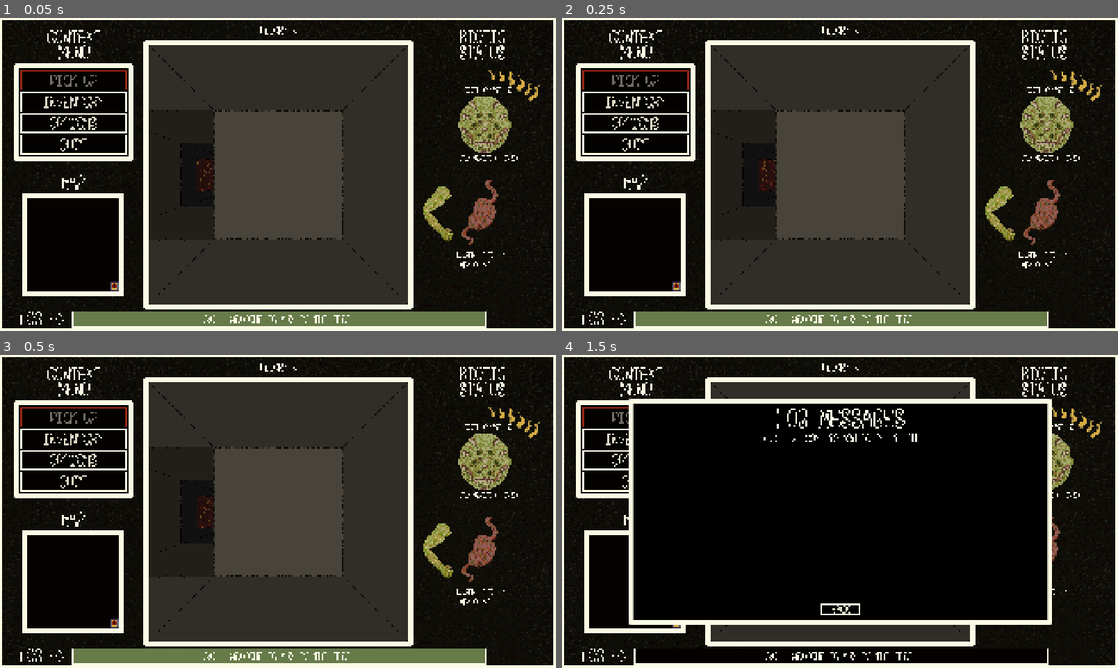
Above: before the commit, frames 1-4 (two rows, left to right).
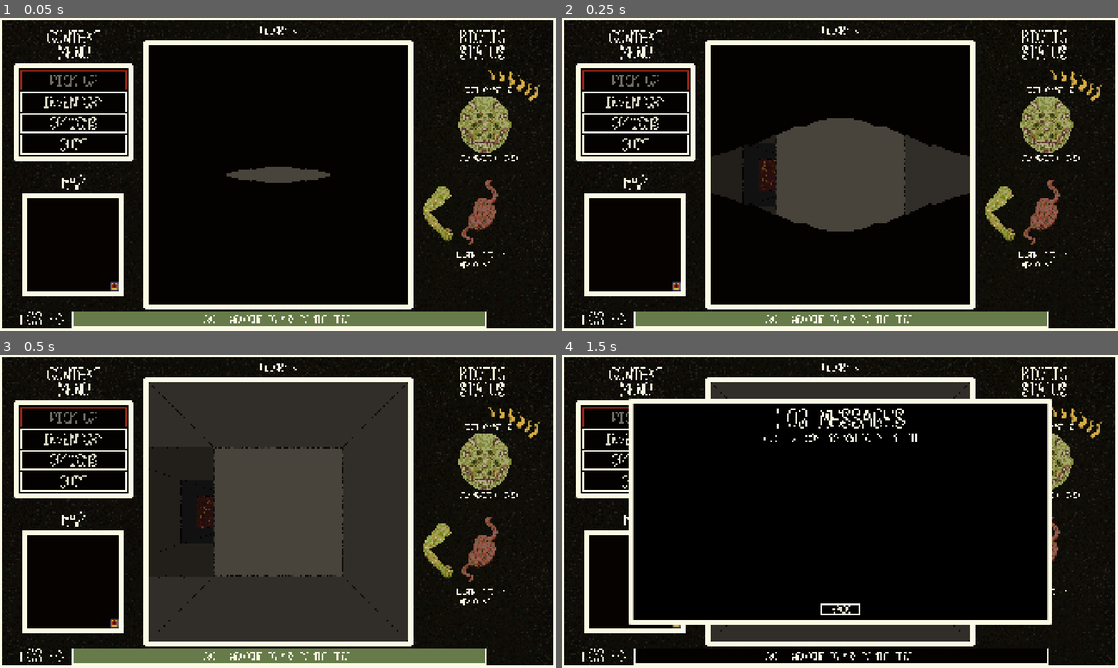
Above: after the commit, the same moments.

Repository: sym-z/arm-to-the-teeth
Game: Godot game, scene res://scenes/testing_level/testing_level.tscn
The game is run twice, just before and just after one commit, with the same random seed, the same clock (stepped at 60 frames per second) and the same inputs. The project has no main scene, so this scene is started directly.
Inputs (mouse positions are in pixels of both pictures, inside the frame that each line leads up to):
- Up to frame 1 (0.05 s): no input
- Up to frame 2 (0.25 s): no input
- Up to frame 3 (0.5 s): no input
- Up to frame 4 (1.5 s): move the mouse to (840, 655) at 0.52 s; hold D (turn_right) 0.53-1.25 s; hold Space (pick_up) 0.53-1.25 s; click (840, 655) at 0.67 s; click "INVENTORY" at 1.25 s

The runs differ from the first frame. In frame 1, 37% of the frame differs, in the area x 26-74%, y 8-92%; in frame 2, 27%; in frame 3, nothing differs; in frame 4, nothing differs.

Commit message:
Fixed eye transition texture issue

Diff:
--- a/src/prefabs/ui/ui.tscn
+++ b/src/prefabs/ui/ui.tscn
@@ -1,34 +1,90 @@
-[gd_scene load_steps=79 format=3 uid="uid://ceq7clgkyer44"]
+[gd_scene load_steps=93 format=3 uid="uid://ceq7clgkyer44"]
 
 [ext_resource type="Script" uid="uid://cloum0k0ggqel" path="res://prefabs/ui/ui.gd" id="1_gxjsb"]
 [ext_resource type="Theme" uid="uid://c4hxwvlb3lk68" path="res://themes/context_menu/margin_container/context_menu_margin_container.tres" id="2_4ieor"]
 [ext_resource type="Texture2D" uid="uid://di01mum33xdma" path="res://assets/visual/ui/prototype_texture_0_full_border.png" id="2_hvfel"]
+[ext_resource type="Texture2D" uid="uid://drgfbbk2ic7c" path="res://assets/visual/ui/eye_transition/eye_transition_1.png" id="3_b1ex4"]
 [ext_resource type="Theme" uid="uid://c2mywnu4h8hvj" path="res://themes/context_menu/margin_container/Panel/context_menu_panel_theme.tres" id="3_htiv7"]
+[ext_resource type="Texture2D" uid="uid://h30xwa8dde6b" path="res://assets/visual/ui/eye_transition/eye_transition_2.png" id="4_mpgui"]
+[ext_resource type="Texture2D" uid="uid://b2xvi2y2rryqu" path="res://assets/visual/ui/eye_transition/eye_transition_3.png" id="5_3mq63"]
 [ext_resource type="Theme" uid="uid://bn3i6d6cugm34" path="res://themes/context_menu/margin_container/button/context_menu_disablable_button_theme.tres" id="5_cllw1"]
 [ext_resource type="Theme" uid="uid://b4r4mirjty34t" path="res://themes/inventory/inventory_margin_container_theme.tres" id="6_mbf2n"]
+[ext_resource type="Texture2D" uid="uid://w62gt7gh6p24" path="res://assets/visual/ui/eye_transition/eye_transition_4.png" id="6_otlga"]
 [ext_resource type="Theme" uid="uid://divs5bmwsxsso" path="res://themes/temp_labels/temporary_labels.tres" id="7_1is0v"]
 [ext_resource type="Theme" uid="uid://cfkrwy0lnfu1n" path="res://themes/inventory/inventory_button.tres" id="7_lntee"]
+[ext_resource type="Texture2D" uid="uid://cbgmu1mau3irg" path="res://assets/visual/ui/eye_transition/eye_transition_5.png" id="7_vbomq"]
+[ext_resource type="Texture2D" uid="uid://dky7rvhm3j2sr" path="res://assets/visual/ui/eye_transition/eye_transition_6.png" id="8_nc4rq"]
+[ext_resource type="Texture2D" uid="uid://drxjgc7bfxboi" path="res://assets/visual/ui/eye_transition/eye_transition_7.png" id="9_1o0dj"]
 [ext_resource type="Theme" uid="uid://bikqjqnnew2tq" path="res://themes/log/log_line_label.tres" id="9_sidkk"]
 [ext_resource type="Texture2D" uid="uid://bt5uq4if1i0k6" path="res://assets/visual/prototype_items/v2/head_prototype_1B_beta_anim.png" id="9_u81w4"]
+[ext_resource type="Texture2D" uid="uid://dg3xr1jmnqyvi" path="res://assets/visual/ui/eye_transition/eye_transition_8.png" id="10_0kdjk"]
 [ext_resource type="Texture2D" uid="uid://3cv6is5vftjl" path="res://assets/visual/ui/prototype_stomach_0_beta_anim.png" id="10_5p271"]
 [ext_resource type="Theme" uid="uid://b0rwfmnijyt3u" path="res://themes/log/log_full_margin_container.tres" id="10_d8cmc"]
 [ext_resource type="Texture2D" uid="uid://c6hnsbl00mc2" path="res://assets/visual/prototype_items/v2/arm_prototype_0_beta_anim.png" id="11_0a60q"]
+[ext_resource type="Texture2D" uid="uid://ccfiof0gctanf" path="res://assets/visual/ui/eye_transition/eye_transition_9.png" id="11_7mggq"]
 [ext_resource type="PackedScene" uid="uid://dp85jko1wcurv" path="res://prefabs/ui/log_full_window/full_window_log_label.tscn" id="11_b6rlx"]
 [ext_resource type="Script" uid="uid://dpjvndb6ybp66" path="res://themes/reactive_stylebox/reactive_pickup.gd" id="11_b7xdf"]
+[ext_resource type="Texture2D" uid="uid://dck5aifu7fuix" path="res://assets/visual/ui/eye_transition/eye_transition_10.png" id="12_abryy"]
 [ext_resource type="Theme" uid="uid://dinequvservm1" path="res://themes/log/full_window_back_button.tres" id="12_b6rlx"]
 [ext_resource type="Theme" uid="uid://b4oi387uf7g0b" path="res://themes/log/full_window_panel_background.tres" id="12_hvfel"]
+[ext_resource type="Texture2D" uid="uid://ccbsuh6rj6qbx" path="res://assets/visual/ui/eye_transition/eye_transition_11.png" id="13_c8ccg"]
 [ext_resource type="Theme" uid="uid://casrwxgiyddvj" path="res://themes/viewport_header/viewport_header_margin_container.tres" id="13_xw6rm"]
+[ext_resource type="Texture2D" uid="uid://chk7uge40kles" path="res://assets/visual/ui/eye_transition/eye_transition_12.png" id="14_aoepl"]
 [ext_resource type="Theme" uid="uid://6j2no5j5cswb" path="res://themes/viewport_header/viewport_header_label.tres" id="14_gtvwi"]
 [ext_resource type="PackedScene" uid="uid://cs01wd2aki26b" path="res://prefabs/ui/arm_item/arm_item.tscn" id="14_xqkvd"]
 [ext_resource type="PackedScene" uid="uid://c2f1a8763qesj" path="res://prefabs/ui/mini_map/mini_map.tscn" id="15_gtvwi"]
+[ext_resource type="Texture2D" uid="uid://ckwjmr8pqpk27" path="res://assets/visual/ui/eye_transition/eye_transition_13.png" id="15_smb0g"]
 [ext_resource type="Texture2D" uid="uid://c55k6h7dlsoqa" path="res://assets/visual/ui/tooth_stat_showcase_1anim.png" id="16_b7xdf"]
+[ext_resource type="Texture2D" uid="uid://c5x8uqypin2wn" path="res://assets/visual/ui/eye_transition/eye_transition_14.png" id="16_kfeyr"]
 [ext_resource type="PackedScene" uid="uid://bg56n8dk3bo32" path="res://prefabs/ui/combat_viewport/combat_viewport.tscn" id="18_hvfel"]
 [ext_resource type="FontFile" uid="uid://btusrtqjgu407" path="res://assets/visual/ui/ui_font_1.png" id="18_w51vb"]
 [ext_resource type="Script" uid="uid://ctaigrvqpe5na" path="res://themes/reactive_stylebox/reactive_pc.gd" id="19_xqkvd"]
 
 [sub_resource type="SpriteFrames" id="SpriteFrames_u5l0a"]
 animations = [{
-"frames": [],
+"frames": [{
+"duration": 1.0,
+"texture": ExtResource("3_b1ex4")
+}, {
+"duration": 1.0,
+"texture": ExtResource("4_mpgui")
+}, {
+"duration": 1.0,
+"texture": ExtResource("5_3mq63")
+}, {
+"duration": 1.0,
+"texture": ExtResource("6_otlga")
+}, {
+"duration": 1.0,
+"texture": ExtResource("7_vbomq")
+}, {
+"duration": 1.0,
+"texture": ExtResource("8_nc4rq")
+}, {
+"duration": 1.0,
+"texture": ExtResource("9_1o0dj")
+}, {
+"duration": 1.0,
+"texture": ExtResource("10_0kdjk")
+}, {
+"duration": 1.0,
+"texture": ExtResource("11_7mggq")
+}, {
+"duration": 1.0,
+"texture": ExtResource("12_abryy")
+}, {
+"duration": 1.0,
+"texture": ExtResource("13_c8ccg")
+}, {
+"duration": 1.0,
+"texture": ExtResource("14_aoepl")
+}, {
+"duration": 1.0,
+"texture": ExtResource("15_smb0g")
+}, {
+"duration": 1.0,
+"texture": ExtResource("16_kfeyr")
+}],
 "loop": false,
 "name": &"default",
 "speed": 20.0
@@ -450,7 +506,6 @@
 root_ui = NodePath("..")
 
 [node name="Eye Transition" type="AnimatedSprite2D" parent="."]
-visible = false
 sprite_frames = SubResource("SpriteFrames_u5l0a")
 centered = false
 
Binary file added: src/assets/visual/ui/eye_transition/eye_transition_1.png
Not shown, added: src/assets/visual/ui/eye_transition/eye_transition_1.png.import
Binary file added: src/assets/visual/ui/eye_transition/eye_transition_10.png
Not shown, added: src/assets/visual/ui/eye_transition/eye_transition_10.png.import
Binary file added: src/assets/visual/ui/eye_transition/eye_transition_11.png
Not shown, added: src/assets/visual/ui/eye_transition/eye_transition_11.png.import
Binary file added: src/assets/visual/ui/eye_transition/eye_transition_12.png
Not shown, added: src/assets/visual/ui/eye_transition/eye_transition_12.png.import
Binary file added: src/assets/visual/ui/eye_transition/eye_transition_13.png
Not shown, added: src/assets/visual/ui/eye_transition/eye_transition_13.png.import
Binary file added: src/assets/visual/ui/eye_transition/eye_transition_14.png
Not shown, added: src/assets/visual/ui/eye_transition/eye_transition_14.png.import
(and 16 more such lines)
